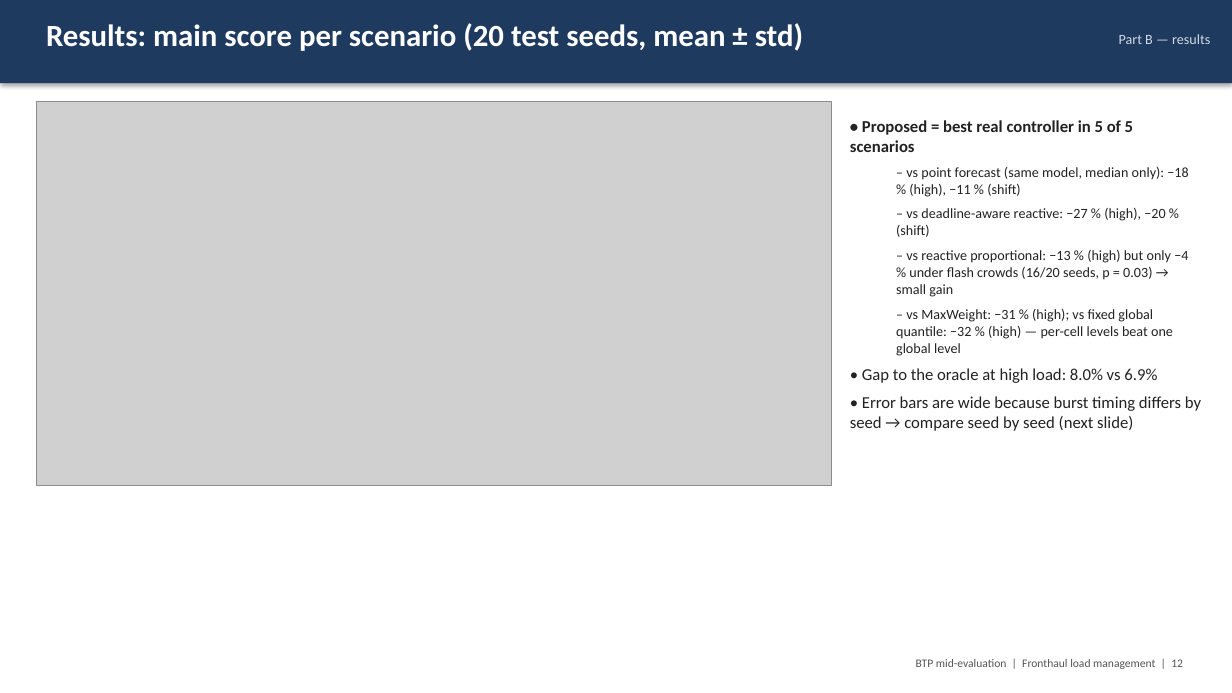
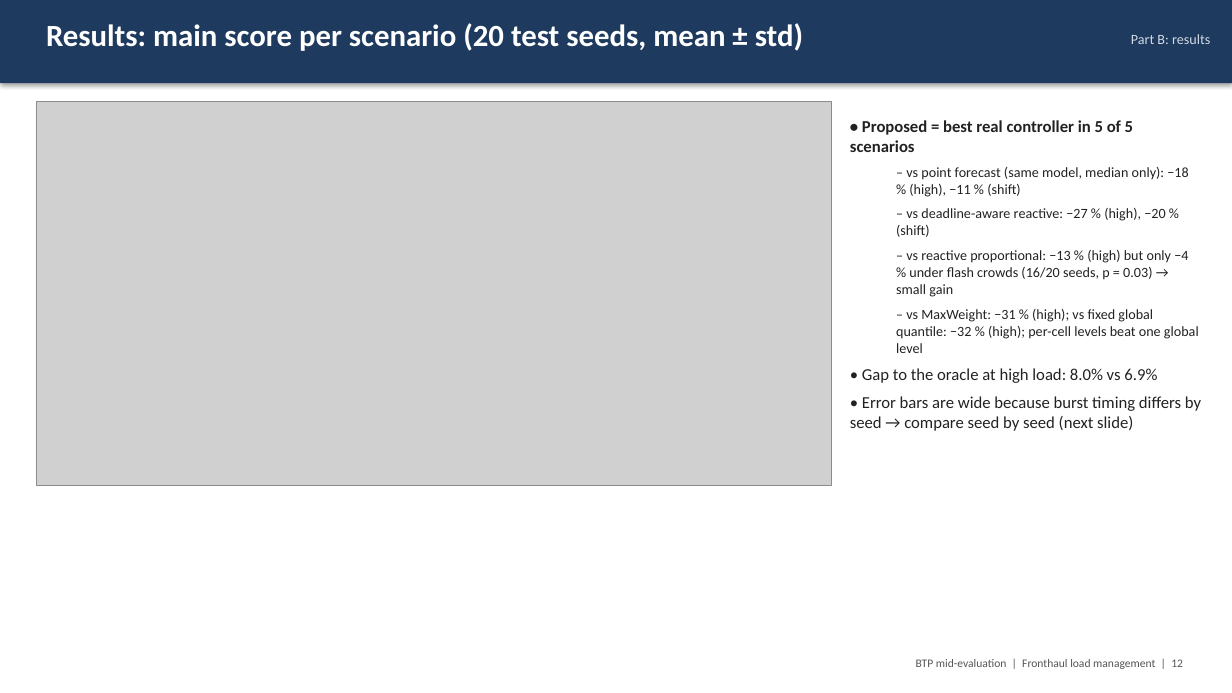
Before and after one commit to Harshvardhan-To1/BTP, a slide deck: slide 12 of docs/fhlm/BTP_midterm_fronthaul_load_management.pptx. Drawn at 1232x693 pixels with LibreOffice and Linux fonts; fonts in the diff are those of the drawing; grey boxes stand for pictures. Boxes give left, top, right and bottom in pixels: in the first picture for what was removed or moved away, otherwise in the second. Text is boxed around its words. In the diff, an @@ line names an element or a change of style, - is before the commit and + after.

```diff
--- a/docs/fhlm/BTP_midterm_fronthaul_load_management.pptx
+++ b/docs/fhlm/BTP_midterm_fronthaul_load_management.pptx
@@ text at <box>1131,34,1210,44</box>: text changed @@
-Part B — results
+Part B: results
@@ text at <box>896,309,1199,353</box>: text changed @@
-  – vs MaxWeight: −31 % (high); vs fixed global quantile: −32 % (high) — per-cell levels beat one global level
+  – vs MaxWeight: −31 % (high); vs fixed global quantile: −32 % (high); per-cell levels beat one global level
```
Also in this commit, not shown: 19 other slides changed, 22 other files.
